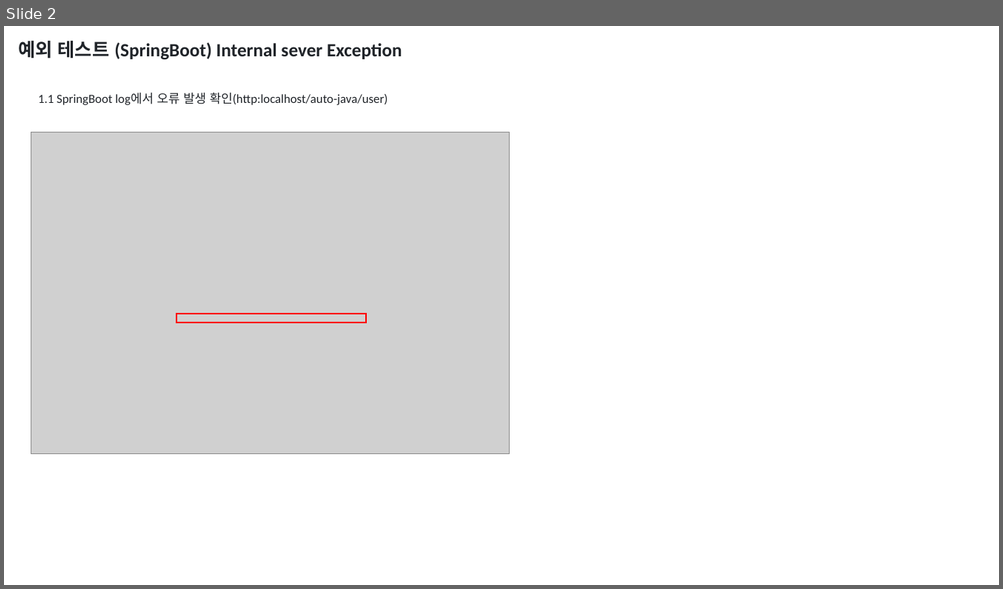
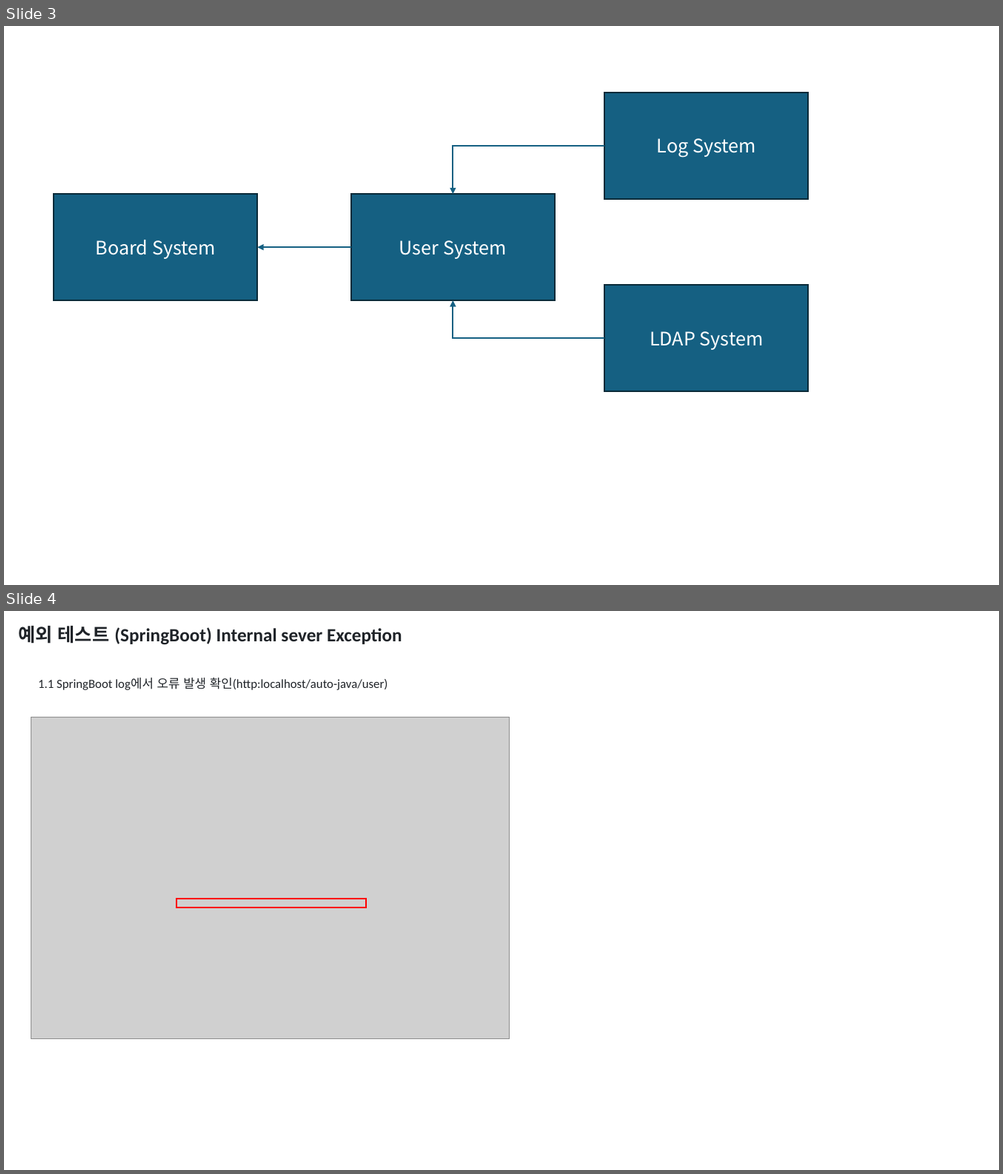
Before and after one commit to kkimsungchul/otel, a slide deck: otel-ppt/테스트 시나리오_v0.2.pptx. Shown one above the other, each under a label of ours: slide 2 before the commit, slides 3 and 4 after it. The pictures are 1003x589 and 1003x1174 pixels, drawn with LibreOffice and Linux fonts; fonts in the diff are those of the drawing; grey boxes stand for pictures. Boxes give left, top, right and bottom in pixels: in the first picture for what was removed or moved away, otherwise in the second. Text is boxed around its words. In the diff, an @@ line names an element or a change of style, - is before the commit and + after.

```diff
--- a/otel-ppt/테스트 시나리오_v0.2.pptx
+++ b/otel-ppt/테스트 시나리오_v0.2.pptx
@@ slide 3 added at box(4, 26, 999, 585), background #FFFFFF @@
@@ rectangle added at box(605, 93, 808, 199), fill #156082, outline #092A39 1.5 pt, 18 pt, text #FFFFFF @@
+Log System
@@ elbow arrow added from (605, 145) to (453, 194), #156082 1.5 pt @@
@@ rectangle added at box(54, 194, 258, 301), fill #156082, outline #092A39 1.5 pt, 18 pt, text #FFFFFF @@
+Board System
@@ rectangle added at box(351, 194, 555, 301), fill #156082, outline #092A39 1.5 pt, 18 pt, text #FFFFFF @@
+User System
@@ arrow added from (351, 247) to (258, 247), #156082 1.5 pt @@
@@ rectangle added at box(605, 286, 808, 392), fill #156082, outline #092A39 1.5 pt, 18 pt, text #FFFFFF @@
+LDAP System
@@ elbow arrow added from (605, 338) to (453, 301), #156082 1.5 pt @@
@@ what was slide 2 is now slide 4 @@
```
Also in this commit, not shown: 5 slides changed, 5 other slides added, 1 other file.
